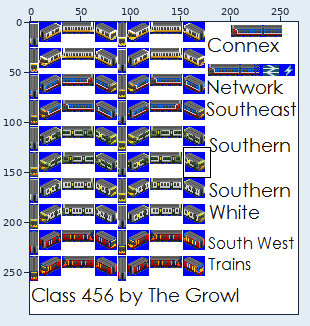
A sprite sheet gets an edit: gfx/BR456.png. The first picture is a wide view before the edit; the outline marks the close-up.
Close-up. Before the commit:
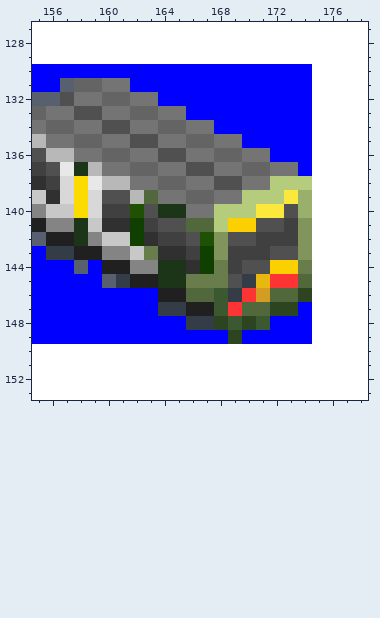
The file is 268x292 pixels. Colours within 5 levels of each other are drawn and written as one. Shown: x 155..178, y 127..153. The commit also changed other parts of the picture, which this record leaves out.
The result:
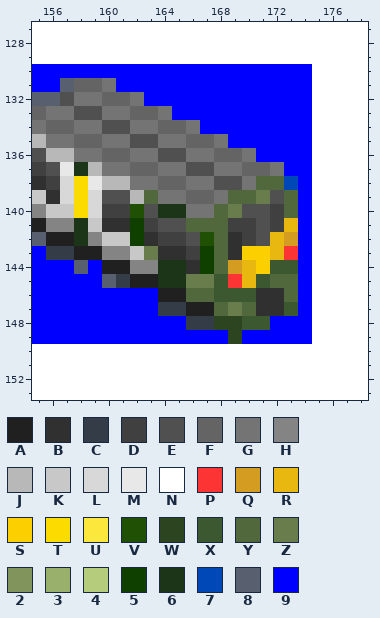
Palette (. is transparent): A #202020  B #303030  C #343c48  D #404040  E #505050  F #646464  G #747474  H #848484  J #b8b8b8  K #c8c8c8  L #d8d8d8  M #e8e8e8  N #ffffff  P #fc3434  Q #d49c20  R #e8b810  S #fcd000  T #fcdc00  U #fce83c  V #205004  W #2c4420  X #3c5830  Y #50683c  Z #687c4c  2 #80945c  3 #98b06c  4 #b4cc7c  5 #104000  6 #1c3418  7 #0048b8  8 #586070  9 #0000ff
The edit:
Colour 7 replaces colour 4 in row 138 at x 173.
Colour 9 replaces colour 2 in rows 141 to 143 at x 174.
Colour 9 replaces colour 3 in rows 139 to 140 at x 174.
Colour 9 replaces colour 4 in row 138 at x 174.
Colour 9 replaces colour G in row 131 at x 161; in row 132 at x 163; in row 133 at x 165; in row 134 at x 167; in row 135 at x 169; in row 136 at x 171.
Colour 9 replaces colour G in row 137 at x 173.
Colour 9 replaces colour W in row 146 at x 174.
Colour 9 replaces colour Y in row 145 at x 174.
Colour 9 replaces colour Z in row 144 at x 174.
Colour B replaces colour D in row 143 at x 169.
Colour B replaces colour E in row 142 at x 169.
Colour B replaces colour Q in row 146 at x 171.
Colour B replaces colour W in row 147 at x 172.
Colour B replaces colour Y in row 146 at x 172; in row 147 at x 171.
Colour D replaces colour E in row 141 at x 172; in row 142 at x 170.
Colour D replaces colour S in row 141 at x 169 to 170.
Colour D replaces colour U in row 140 at x 172.
Colour E replaces colour 4 in row 139 at x 172; in row 140 at x 170.
Colour E replaces colour D in row 142 at x 171.
Colour E replaces colour U in row 140 at x 171.
Colour P replaces colour E in row 143 at x 173; in row 145 at x 169.
Colour Q replaces colour D in row 142 at x 173; in row 144 at x 169.
Colour R replaces colour C in row 145 at x 170.
Colour R replaces colour D in row 141 at x 173; in row 142 at x 172.
Colour R replaces colour E in row 143 at x 172; in row 144 at x 170.
Colour S replaces colour D in row 143 at x 170 to 171.
Colour S replaces colour E in row 144 at x 171.
Colour W replaces colour X in row 148 at x 169.
Colour X replaces colour C in row 146 at x 169.
Colour X replaces colour P in row 146 at x 170.
Colour X replaces colour R in row 145 at x 171.
Colour X replaces colour S in row 144 at x 172 to 173.
Colour X replaces colour W in row 147 at x 173; in row 148 at x 170.
Colour X replaces colour Z in row 145 at x 168.
Colour Y replaces colour 2 in rows 142 to 143 at x 168.
Colour Y replaces colour 4 in row 138 at x 172; in row 139 at x 170; in rows 140 to 141 at x 168.
Colour Y replaces colour E in row 140 at x 173.
Colour Y replaces colour G in row 138 at x 171; in row 139 at x 169.
Colour Y replaces colour P in row 145 at x 172 to 173.
Colour Y replaces colour U in row 139 at x 173.
Colour Y replaces colour X in row 147 at x 168.
Colour Y replaces colour Z in row 144 at x 168.
Colour Z replaces colour 4 in row 139 at x 171; in row 140 at x 169.
Colour Z replaces colour P in row 147 at x 169.
Changed places in both close-ups, as pixel boxes (x1, y1, x2, y2):
changed: (116, 78, 312, 330)
